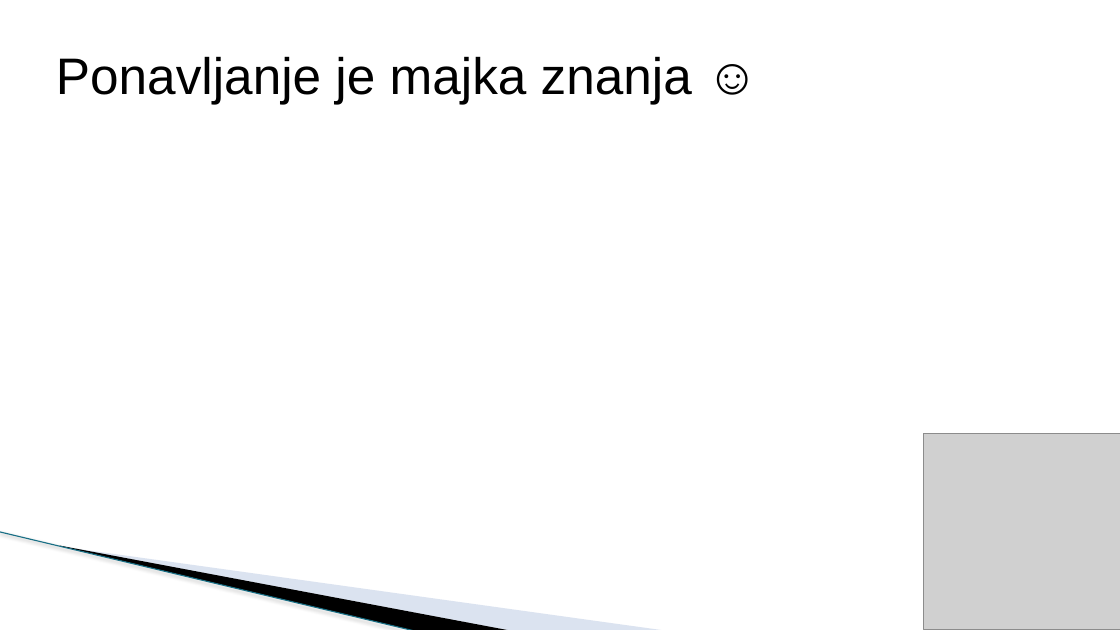
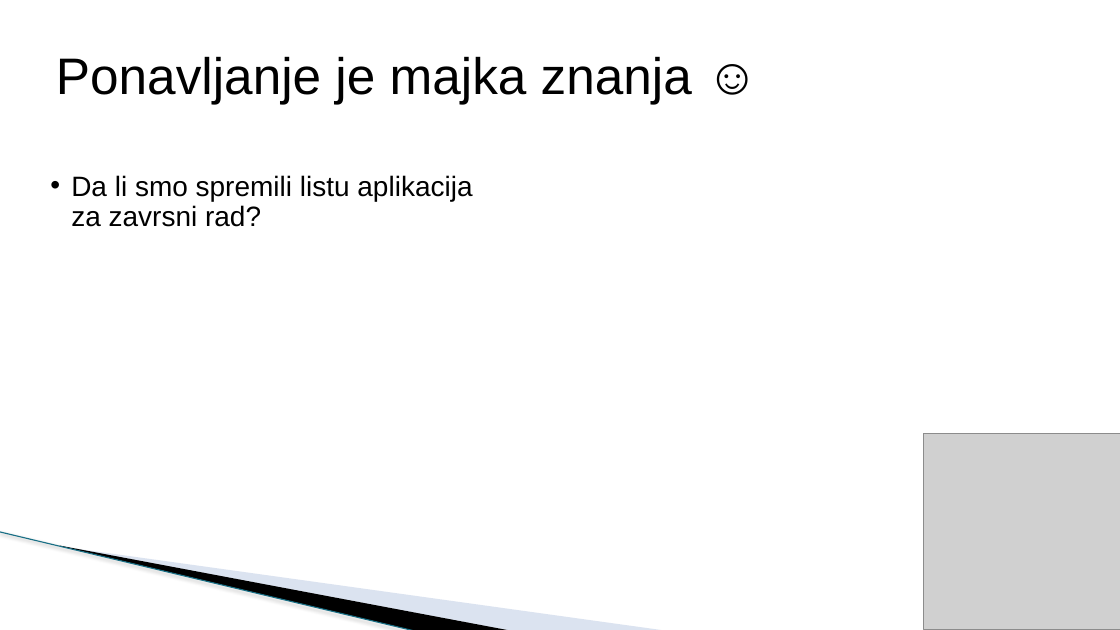
Before and after one commit to todalexcode/kurs-front-end, a slide deck: slide 3 of sesija-33/PPT/Front-End Developer-33.pptx. Drawn at 1120x630 pixels with LibreOffice and Linux fonts; fonts in the diff are those of the drawing; grey boxes stand for pictures; background and template pictures are left out. Boxes give left, top, right and bottom in pixels: in the first picture for what was removed or moved away, otherwise in the second. Text is boxed around its words. In the diff, an @@ line names an element or a change of style, - is before the commit and + after.

```diff
--- a/sesija-33/PPT/Front-End Developer-33.pptx
+++ b/sesija-33/PPT/Front-End Developer-33.pptx
@@ text added at bbox=[71, 175, 472, 227], 24 pt, text #000000 @@
+  • Da li smo spremili listu aplikacija za zavrsni rad?
```
Also in this commit, not shown: 1 other slide changed, 3 slides added, 1 slide removed, 8 other files.
